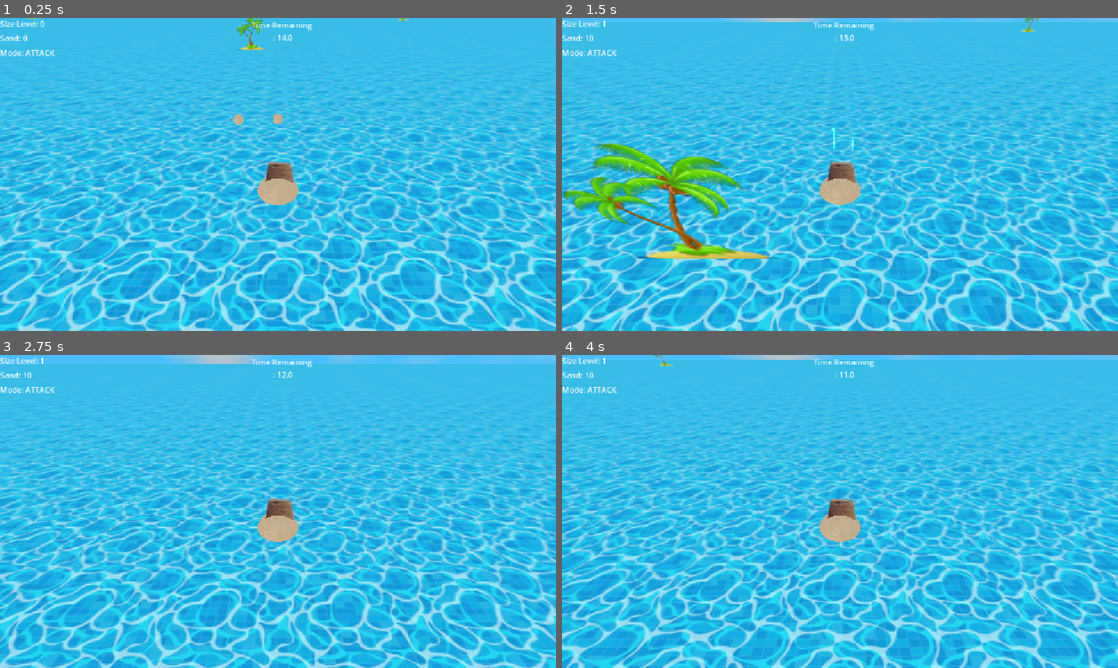
Above: before the commit, frames 1-4 (two rows, left to right).
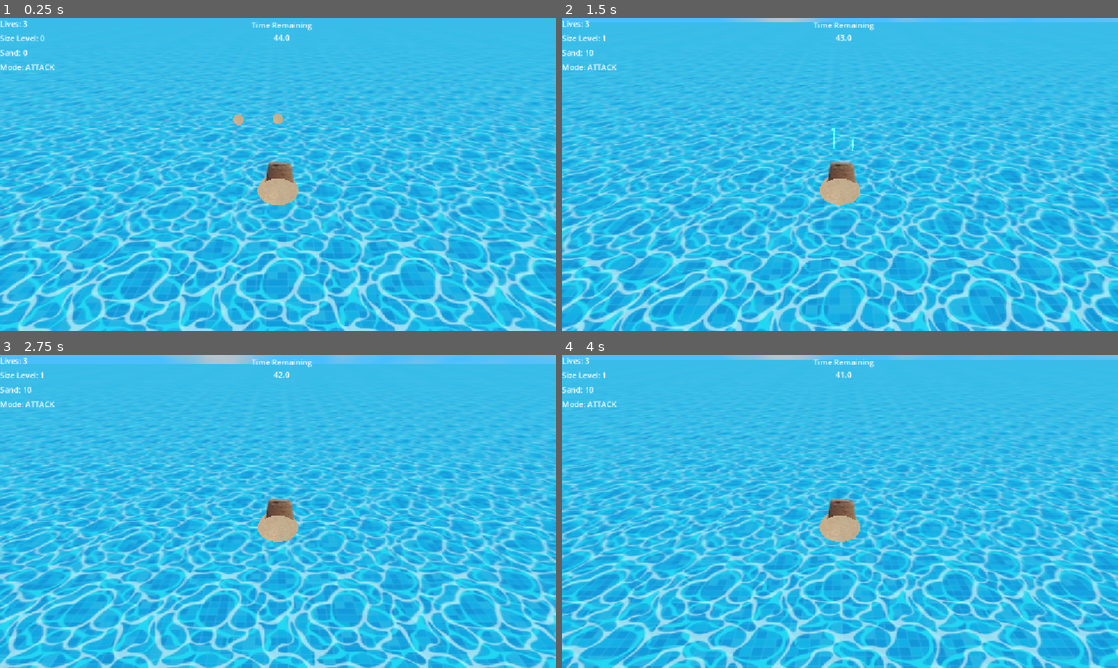
Above: after the commit, the same moments.

Repository: EssithAbertay/islands-game-jam
Game: Godot game, scene res://Scenes/enviroment.tscn
The game is run twice, just before and just after one commit, with the same random seed, the same clock (stepped at 60 frames per second) and the same inputs.
Inputs (mouse positions are in pixels of both pictures, inside the frame that each line leads up to):
- Up to frame 1 (0.25 s): no input
- Up to frame 2 (1.5 s): tap Enter at 0.5 s; move the mouse to (812, 237) at 0.52 s; press the mouse at (812, 237) at 0.53 s; hold W (move_forward) from 0.53 s (still down); tap Space (space) at 0.8, 1.35 s; move the mouse to (1006, 221) at 1.27 s; release the mouse at (1006, 221) at 1.28 s
- Up to frame 3 (2.75 s): click (444, 558) at 1.55 s; move the mouse to (111, 464) at 2.02 s; release W (move_forward) at 2.03 s; press the mouse at (111, 464) at 2.03 s; hold A (move_left) from 2.03 s (still down); tap Space (space) at 2.3 s
- Up to frame 4 (4 s): move the mouse to (867, 511) at 2.77 s; release the mouse at (867, 511) at 2.78 s; tap Space (space) at 2.85, 3.8 s; click (867, 511) at 3.05 s; move the mouse to (756, 433) at 3.52 s; release A (move_left) at 3.53 s; press the mouse at (756, 433) at 3.53 s; hold S (move_back) from 3.53 s (still down)

The runs differ from the first frame. In frame 1, 0.7% of the frame differs, in the area x 0-74%, y 0-17%; in frame 2, 5.4%, in the area x 0-86%, y 0-77%; in frame 3, 0.5%; in frame 4, 0.5%.

Commit message:
Ari 67

Diff:
--- /dev/null
+++ b/Assets/body.tres
@@ -0,0 +1,6 @@
+[gd_resource type="StandardMaterial3D" format=3 uid="uid://dfsbnhjhrf3oq"]
+
+[ext_resource type="Texture2D" uid="uid://5q6b843bk81p" path="res://Assets/Body_BaseColor.png" id="1_aitho"]
+
+[resource]
+albedo_texture = ExtResource("1_aitho")
--- /dev/null
+++ b/Assets/bottom.tres
@@ -0,0 +1,6 @@
+[gd_resource type="StandardMaterial3D" format=3 uid="uid://dd6jepyc4nsag"]
+
+[ext_resource type="Texture2D" uid="uid://d2by5pv7o1x02" path="res://Assets/Bottom_BaseColor.png" id="1_jx2ei"]
+
+[resource]
+albedo_texture = ExtResource("1_jx2ei")
--- /dev/null
+++ b/Assets/rail.tres
@@ -0,0 +1,6 @@
+[gd_resource type="StandardMaterial3D" format=3 uid="uid://cx0qgs4l5tk24"]
+
+[ext_resource type="Texture2D" uid="uid://j1qfa0y2k0mb" path="res://Assets/Rail_BaseColor.png" id="1_hqpan"]
+
+[resource]
+albedo_texture = ExtResource("1_hqpan")
--- /dev/null
+++ b/Scenes/HUD/Lives.tscn
@@ -0,0 +1,13 @@
+[gd_scene format=3 uid="uid://twql6lygv1uq"]
+
+[node name="Lives" type="Control" unique_id=686894220]
+layout_mode = 3
+anchors_preset = 0
+offset_right = 40.0
+offset_bottom = 40.0
+
+[node name="Label" type="Label" parent="." unique_id=326412657]
+layout_mode = 0
+offset_right = 35.0
+offset_bottom = 23.0
+text = "000"
--- a/Scenes/HUD/Popup.tscn
+++ b/Scenes/HUD/Popup.tscn
@@ -13,8 +13,8 @@
 [node name="Label" type="Label" parent="." unique_id=1055747093]
 layout_mode = 0
 offset_left = -103.0
-offset_top = -103.0
+offset_top = -193.0
 offset_right = 104.0
-offset_bottom = -80.0
+offset_bottom = -170.0
 text = "Press Space To Start Wave!"
-horizontal_alignment = 2
+horizontal_alignment = 1
--- a/Scenes/enemy/enemy_boat.tscn
+++ b/Scenes/enemy/enemy_boat.tscn
@@ -11,9 +11,11 @@
 collision_layer = 4
 collision_mask = 4
 script = ExtResource("1_8fsh6")
+speed = 10
 target = Vector3(10, 0, 10)
 maxHealth = 40
 flashDamageTime = 0.1
+value = 5
 
 [node name="CollisionShape3D" type="CollisionShape3D" parent="." unique_id=1511283663]
 shape = SubResource("SphereShape3D_07vgb")
--- a/Scenes/enviroment.tscn
+++ b/Scenes/enviroment.tscn
@@ -6,6 +6,7 @@
 [ext_resource type="PackedScene" uid="uid://2f53fjy8td6r" path="res://Scenes/hole_player.tscn" id="4_rw8p7"]
 [ext_resource type="Texture2D" uid="uid://b3rlxkufk4e27" path="res://Assets/water4.jpg" id="5_4k8vw"]
 [ext_resource type="PackedScene" uid="uid://bhkqroynh6w1l" path="res://Scenes/pickup_manager.tscn" id="5_rw8p7"]
+[ext_resource type="PackedScene" uid="uid://twql6lygv1uq" path="res://Scenes/HUD/Lives.tscn" id="6_h4v0y"]
 [ext_resource type="PackedScene" uid="uid://cvqv6g8ngobi5" path="res://Scenes/HUD/Mode.tscn" id="6_hhfy0"]
 [ext_resource type="PackedScene" uid="uid://w5r8tvh4f6hu" path="res://Scenes/HUD/Sand.tscn" id="7_ydcye"]
 [ext_resource type="PackedScene" uid="uid://1v4fucmha5kc" path="res://Scenes/HUD/Level.tscn" id="8_ydcye"]
@@ -59,10 +60,10 @@
 
 [node name="HolePlayer" parent="." unique_id=391892986 instance=ExtResource("4_rw8p7")]
 transform = Transform3D(1, 0, 0, 0, 1, 0, 0, 0, 1, 0.017916441, -4.7683716e-07, -2.058532)
-attackModeTimer = 15
+attackModeTimer = 45
 
 [node name="PickupManager" parent="." unique_id=600735694 instance=ExtResource("5_rw8p7")]
-timerMax = 1.0
+maxToSpawn = 5
 
 [node name="Sprite3D" type="Sprite3D" parent="." unique_id=678178117]
 transform = Transform3D(20.615, 0, 0, 0, -9.0111024e-07, 20.615, 0, -20.615, -9.0111024e-07, 0, -1, 0)
@@ -90,7 +91,10 @@
 offset_bottom = 60.0
 theme_override_constants/separation = 30
 
-[node name="Level" parent="CanvasLayer/Control/VBoxContainer" unique_id=686894220 instance=ExtResource("8_ydcye")]
+[node name="Lives" parent="CanvasLayer/Control/VBoxContainer" unique_id=686894220 instance=ExtResource("6_h4v0y")]
+layout_mode = 2
+
+[node name="Level" parent="CanvasLayer/Control/VBoxContainer" unique_id=1394807528 instance=ExtResource("8_ydcye")]
 layout_mode = 2
 
 [node name="Sand" parent="CanvasLayer/Control/VBoxContainer" unique_id=23578907 instance=ExtResource("7_ydcye")]
--- a/Scenes/hole_player.tscn
+++ b/Scenes/hole_player.tscn
@@ -45,6 +45,9 @@
 [sub_resource type="Gradient" id="Gradient_rvhdk"]
 offsets = PackedFloat32Array(0, 0.5100671, 1)
 colors = PackedColorArray(1, 0.44313726, 0.7372549, 1, 0.5827933, 0.916375, 0.9999997, 1, 0.20784314, 1, 0, 1)
+
+[sub_resource type="BoxShape3D" id="BoxShape3D_07vgb"]
+size = Vector3(2.1560059, 4.3341064, 2.4467926)
 
 [node name="HolePlayer" type="CharacterBody3D" unique_id=391892986 groups=["player"]]
 collision_layer = 3
@@ -131,4 +134,13 @@
 stream = ExtResource("8_rvhdk")
 script = ExtResource("9_qb6hq")
 
+[node name="DeathArea" type="Area3D" parent="." unique_id=386153797]
+collision_layer = 4
+collision_mask = 4
+
+[node name="CollisionShape3D" type="CollisionShape3D" parent="DeathArea" unique_id=191206955]
+transform = Transform3D(1, 0, 0, 0, 1, 0, 0, 0, 1, 0.049926758, -0.5438843, 0.019569397)
+shape = SubResource("BoxShape3D_07vgb")
+
 [connection signal="area_entered" from="CollectionArea" to="." method="_on_collection_area_area_entered"]
+[connection signal="body_entered" from="DeathArea" to="." method="_on_death_area_body_entered"]
--- a/Scenes/player/turret.tscn
+++ b/Scenes/player/turret.tscn
@@ -1,7 +1,7 @@
 [gd_scene format=3 uid="uid://dqnt87eqnh8k0"]
 
 [ext_resource type="Script" uid="uid://bfxko6yl3ku60" path="res://Scripts/turret_s.gd" id="1_wbe0e"]
-[ext_resource type="Texture2D" uid="uid://bx4uu4n1wkwm4" path="res://Assets/turret.png" id="1_xjgln"]
+[ext_resource type="PackedScene" uid="uid://beicgyjprx0fu" path="res://Assets/rail.fbx" id="3_kpd32"]
 
 [sub_resource type="SphereShape3D" id="SphereShape3D_6gp1l"]
 radius = 5.0
@@ -12,11 +12,6 @@
 fireCd = 0.3
 fireRadius = 15
 
-[node name="Sprite3D" type="Sprite3D" parent="." unique_id=163992799]
-transform = Transform3D(0.5, 0, 0, 0, 0.5, 0, 0, 0, 0.5, 0, 0, 0)
-render_priority = 2
-texture = ExtResource("1_xjgln")
-
 [node name="Area3D" type="Area3D" parent="." unique_id=745478928]
 collision_layer = 4
 collision_mask = 4
@@ -26,5 +21,8 @@
 
 [node name="RangeIndicator" type="MeshInstance3D" parent="." unique_id=2061403276]
 
+[node name="rail" parent="." unique_id=1482321167 instance=ExtResource("3_kpd32")]
+transform = Transform3D(0.43, 0, 0, 0, 0.43, 0, 0, 0, 0.25, 0, 1.5460647, 0)
+
 [connection signal="body_entered" from="Area3D" to="." method="_on_area_3d_body_entered"]
 [connection signal="body_exited" from="Area3D" to="." method="_on_area_3d_body_exited"]
--- a/Scripts/boat_s.gd
+++ b/Scripts/boat_s.gd
@@ -1,5 +1,6 @@
 extends Enemy
 var player
+
 # Called when the node enters the scene tree for the first time.
 func _ready() -> void:
 	super._ready()
@@ -21,4 +22,6 @@
 		rotate_y(PI)
 
 	position += ((direction.normalized()) * speed * delta)
+
+
 	pass
--- a/Scripts/gamestate.gd
+++ b/Scripts/gamestate.gd
@@ -1,15 +1,18 @@
 extends Node
 
+var lives_remaining: int = 3
 var player_score: int = 0
 enum Mode {ATTACK, DEFEND, SETUP, SETUPATTACK}
 var mode: Mode = Mode.ATTACK
 var swapping_mode: bool = false
 var current_stage: int = 0
-var turretCost:int = 10
-var turretCostScaling = 1.1
+var turretCost:int = 30
+var turretCostScaling = 15
 var spawnWave: bool = false
 var numberOfWavesToSpawn: int = 3
 var is_moving: bool = false
+var spawnIslands: bool = false
+var numIslandsToSpawn: int = 3
 
 # Called when the node enters the scene tree for the first time.
 func _ready() -> void:
@@ -21,3 +24,17 @@
 
 func getRandomSpawnLocation() -> Vector3:
 	return  Vector3(randf_range(-294.0,294.0), 0, randf_range(-191, 191))
+
+func reset():
+	lives_remaining = 3
+	player_score= 0
+	mode = Mode.ATTACK
+	swapping_mode = false
+	current_stage = 0
+	turretCost = 30
+	turretCostScaling = 1
+	spawnWave = false
+	numberOfWavesToSpawn = 3
+	is_moving = false
+	spawnIslands = false
+	numIslandsToSpawn = 3
--- a/Scripts/hole_player_s.gd
+++ b/Scripts/hole_player_s.gd
@@ -30,6 +30,7 @@
 @onready var time_r: Control = $"../CanvasLayer/Control/Time"
 @onready var popup_r: Control = $"../CanvasLayer/Control/Popup"
 @onready var enemies_remaining_r: Control = $"../CanvasLayer/Control/EnemiesRemaining"
+@onready var lives_r: Control = $"../CanvasLayer/Control/VBoxContainer/Lives"
 
 @onready var cam = $Camera3D
 @onready var ocean: Sprite3D = $"../Sprite3D"
@@ -39,6 +40,9 @@
 var waveCdRemaining:float = 0
 var wavesSpawned:int = 0
 var wavesAllSpawned:bool=false
+
+var savedCamPosition: Vector3
+var goToAttack: bool = false
 
 func _ready() -> void:
 	if tex_array.size() > 0:
@@ -53,7 +57,7 @@
 			if(GameState.player_score >= GameState.turretCost):
 				GameState.player_score -= GameState.turretCost
 
-				GameState.turretCost *= GameState.turretCostScaling
+				GameState.turretCost += GameState.turretCostScaling
 
 				var mouse_pos = event.position
 				print(mouse_pos)
@@ -72,6 +76,10 @@
 	if(GameState.mode == GameState.Mode.SETUP):
 		if(Input.is_action_pressed("space")):
 			goToDefend = true
+
+	if(GameState.mode == GameState.Mode.SETUPATTACK):
+		if(Input.is_action_pressed("space")):
+			goToAttack = true
 
 func _process(delta):
 	# scaling
@@ -92,7 +100,9 @@
 
 		# moving to setup mode
 		if (attackModeTimerRemaining >= attackModeTimer):
+			savedCamPosition = cam.position
 			GameState.mode = GameState.Mode.SETUP
+			popup_r.get_node("Label").text = "The Boats are coming! Defend Yourself! \nClick To Place A Turret \n Turrets Cost: " + str(GameState.turretCost) + " Sand!\nPress Space To Start Wave!"
 			attackModeTimerRemaining = attackModeTimer
 			cam.position.y *=2
 			popup_r.visible = true
@@ -132,7 +142,24 @@
 	elif (GameState.mode == GameState.Mode.SETUPATTACK):
 		time_r.visible=true
 
+		if(goToAttack):
+			GameState.spawnIslands = true
+			GameState.numIslandsToSpawn += 3
+			# back to attack mode
+			goToAttack = false
+			cam.position =savedCamPosition
+			GameState.mode = GameState.Mode.ATTACK
+
 	updateGameState()
+
+	# restart game on death
+	if(GameState.lives_remaining <= 0):
+		popup_r.visible = true
+		popup_r.get_node("Label").text = "YOU LOSE!\nRESTARTING..."
+		GameState.mode = GameState.Mode.DEFEND
+		await get_tree().create_timer(3.0).timeout
+		GameState.reset()
+		get_tree().reload_current_scene()
 
 func _on_collection_area_area_entered(area: Area3D) -> void:
 	if area.is_in_group("pickup"):
@@ -164,12 +191,6 @@
 	is_moving = false
 	if(GameState.mode == GameState.Mode.ATTACK):
 		var direction = Vector3.ZERO
-
-
-		print((ocean.global_position.x + ((ocean.texture.get_width()/2) * ocean.scale.x))*ocean.pixel_size-15)
-		print((ocean.global_position.x - ((ocean.texture.get_width()/2) * ocean.scale.x))*ocean.pixel_size+15)
-		print((ocean.global_position.z + ((ocean.texture.get_height()/2) * ocean.scale.z))*ocean.pixel_size-15)
-		print((ocean.global_position.z -((ocean.texture.get_height()/2) * ocean.scale.z))*ocean.pixel_size+15)
 
 		if Input.is_action_pressed("move_right") and position.x < (ocean.global_position.x + ((ocean.texture.get_width()/2) * ocean.scale.x))*ocean.pixel_size-15:
 			position.x += 1
@@ -198,8 +219,18 @@
 func updateGameState():
 	GameState.current_stage = current_stage
 
-	level_r.get_node("Label").text = "Size Level: "+str(current_stage)
+	lives_r.get_node("Label").text = "Lives: "+ str(GameState.lives_remaining)
+	level_r.get_node("Label").text = "Size Level: "+ str(current_stage)
 	sand_r.get_node("Label").text = "Sand: " + str(GameState.player_score)
 	mode_r.get_node("Label").text = "Mode: " + "ATTACK" if GameState.mode == GameState.Mode.ATTACK else "DEFENCE"  if GameState.mode == GameState.Mode.DEFEND else "SETUP"
-	time_r.get_node("Label").text = "Time Remaining \n: " + str(floor(attackModeTimer - attackModeTimerRemaining))
+	time_r.get_node("Label").text = "Time Remaining\n" + str(floor(attackModeTimer - attackModeTimerRemaining))
 	GameState.is_moving = is_moving
+
+	enemies_remaining_r.get_node("Label").text = "Enemies Remaining\n" + str(get_tree().get_nodes_in_group("enemy").size())
+
+func _on_death_area_body_entered(body: Node3D) -> void:
+	print("ENTERED" + str(body))
+	GameState.lives_remaining-=1
+	body.queue_free()
+
+	pass # Replace with function body.
--- a/Scripts/island_manager_s.gd
+++ b/Scripts/island_manager_s.gd
@@ -2,12 +2,15 @@
 
 @export var islandScene: PackedScene
 
-@export var islandNumbers: int = 20
-
 # Called when the node enters the scene tree for the first time.
 func _ready() -> void:
-	for n in islandNumbers:
+	for n in GameState.numIslandsToSpawn:
 		spawnIsland()
+
+func _process(delta: float) -> void:
+	if GameState.spawnIslands:
+		for n in GameState.numIslandsToSpawn:
+			spawnIsland()
 
 func spawnIsland():
 	var islandSceneInstance = islandScene.instantiate()
--- a/Scripts/pickup_manager_s.gd
+++ b/Scripts/pickup_manager_s.gd
@@ -18,13 +18,14 @@
 # Called every frame. 'delta' is the elapsed time since the previous frame.
 func _process(delta: float) -> void:
 
-	timer += delta
-	if (timer >= timerMax):
-		timer = 0
+	if(GameState.mode == GameState.Mode.ATTACK):
+		timer += delta
+		if (timer >= timerMax):
+			timer = 0
 
-		var spawning = randi_range(minToSpawn,maxToSpawn)
-		for n in spawning:
-			spawnPickup()
+			var spawning = randi_range(minToSpawn,maxToSpawn)
+			for n in spawning:
+				spawnPickup()
 
 
 func spawnPickup():
--- a/Scripts/turret_s.gd
+++ b/Scripts/turret_s.gd
@@ -65,6 +65,15 @@
 func shoot(body: Node3D):
 	var start = global_position
 	var end = body.global_position
+
+	var startrot: Vector3 = Vector3(start.x,0,start.z)
+	var endtrot: Vector3 = Vector3(end.x,0,end.z)
+
+	look_at(endtrot,startrot)
+	rotation.z -= PI/2
+	rotation.x-= PI
+
+
 	spawn_tracer(start,end)
 
 
Binary file added: Assets/Body_BaseColor.png
Not shown, added: Assets/Body_BaseColor.png.import
Binary file added: Assets/Bottom_BaseColor.png
Not shown, added: Assets/Bottom_BaseColor.png.import
Binary file added: Assets/Rail_BaseColor.png
Not shown, added: Assets/Rail_BaseColor.png.import
Binary file added: Assets/obj6_turret.fbx
Not shown, added: Assets/obj6_turret.fbx.import
Binary file added: Assets/rail.fbx
Not shown, added: Assets/rail.fbx.import
